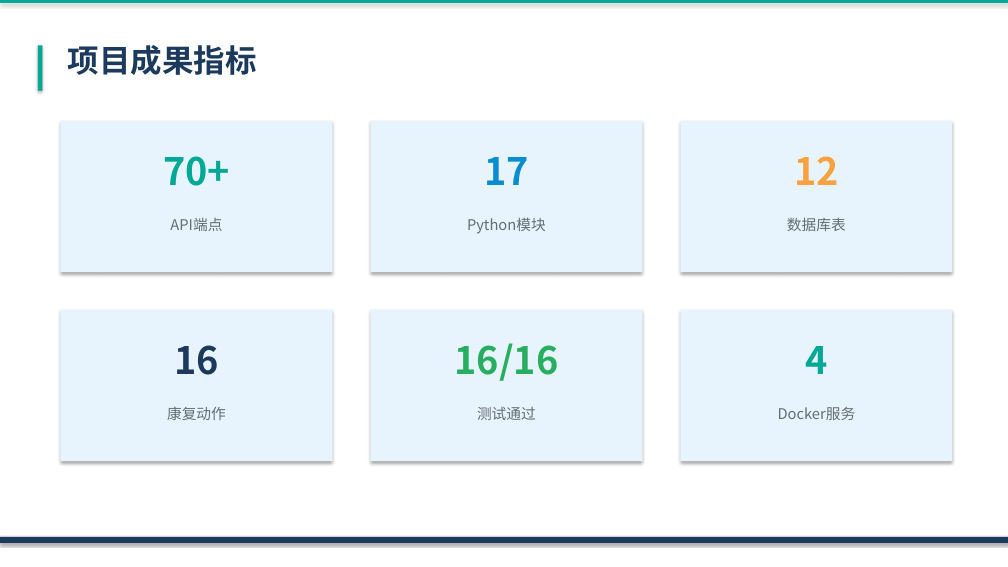
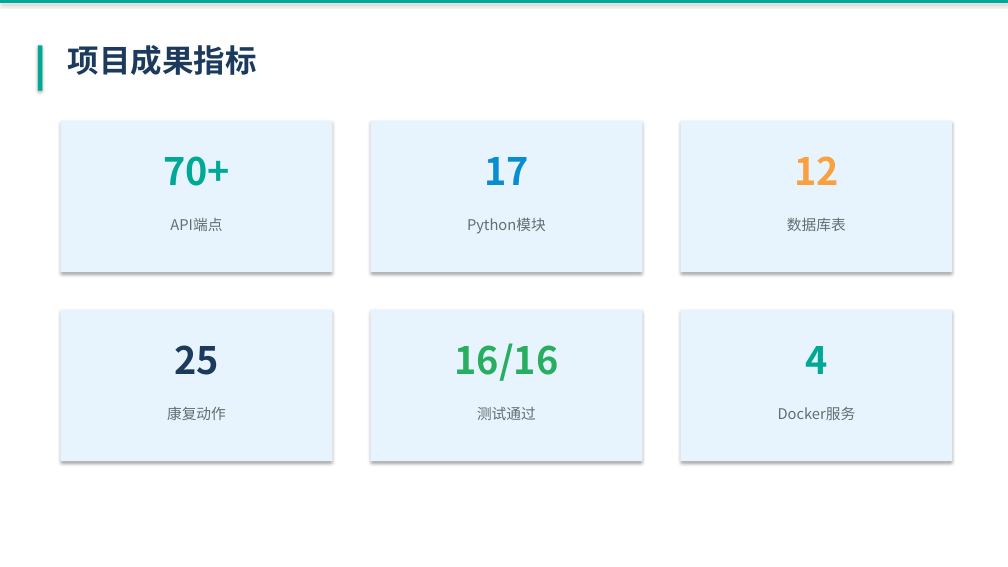
Before and after one commit to beadeepr/Kangjian-Atlas-LLM-Powered-Personalized-Exercise-Rehabilitation-Prescription-System, a slide deck: slide 20 of 康健图谱_演示PPT.pptx (slide 21 before the commit). Drawn at 1008x567 pixels with LibreOffice and Linux fonts; fonts in the diff are those of the drawing. Boxes give left, top, right and bottom in pixels: in the first picture for what was removed or moved away, otherwise in the second. Text is boxed around its words. In the diff, an @@ line names an element or a change of style, - is before the commit and + after.

```diff
--- a/康健图谱_演示PPT.pptx
+++ b/康健图谱_演示PPT.pptx
@@ text at bbox=[174, 345, 219, 375]: text changed @@
-16
+25
@@ rectangle removed at bbox=[0, 537, 1008, 543] @@
```
Also in this commit, not shown: 21 other slides changed, 1 slide removed.
